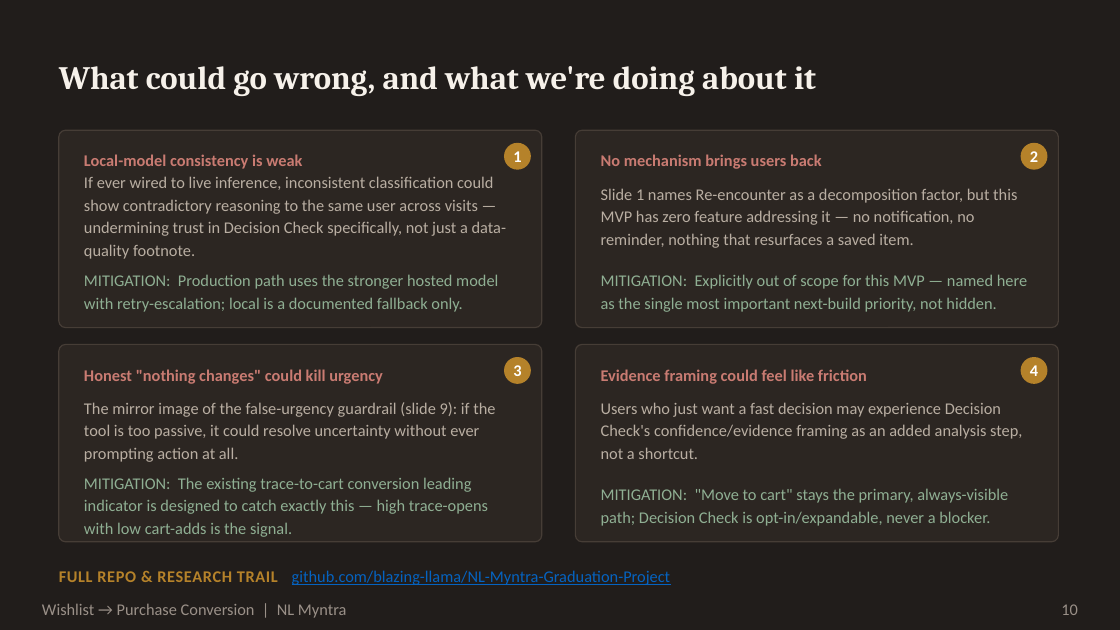
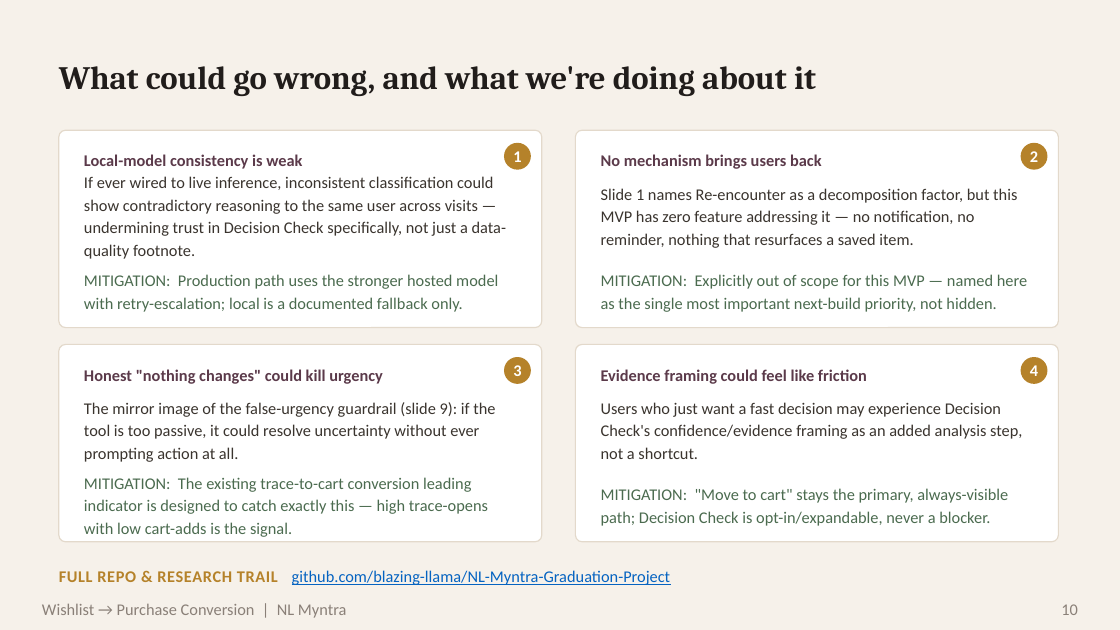
Before and after one commit to blazing-llama/NL-Myntra-Graduation-Project, a slide deck: slide 10 of docs/deck/NL Myntra.pptx. Drawn at 1120x630 pixels with LibreOffice and Linux fonts; fonts in the diff are those of the drawing. Boxes give left, top, right and bottom in pixels: in the first picture for what was removed or moved away, otherwise in the second. Text is boxed around its words. In the diff, an @@ line names an element or a change of style, - is before the commit and + after.

```diff
--- a/docs/deck/NL Myntra.pptx
+++ b/docs/deck/NL Myntra.pptx
@@ background #211D1B to #F6F1EA @@
@@ text "What could go wrong, and ..." at box(59, 66, 816, 96): text colour #F6F1EA to #211D1B @@
@@ fill #2C2622 to #FFFFFF; outline #463D36 1 pt to #E3D9CB 1 pt in 4 elements at box(59, 130, 542, 328), box(576, 130, 1059, 328), box(59, 344, 542, 542), box(576, 344, 1059, 542) @@
@@ text colour #C97B72 to #5B3A4A in 4 elements at box(84, 154, 302, 169), box(601, 154, 821, 169), box(84, 369, 383, 384), box(601, 369, 867, 384) @@
@@ text colour #B9AEA2 to #3A342E in 4 elements at box(84, 176, 506, 259), box(601, 188, 1017, 248), box(84, 402, 495, 462), box(601, 402, 1022, 459) @@
@@ text colour #8FAF93 to #4B6B4F in 4 elements at box(84, 274, 498, 312), box(601, 274, 1027, 312), box(84, 477, 488, 537), box(601, 488, 1008, 526) @@
@@ text "Wishlist → Purchase Conversion | ..." at box(42, 604, 346, 618): text colour #9A9088 to #8A8078 @@
@@ text "10" at box(1061, 604, 1078, 615): text colour #9A9088 to #8A8078 @@
```
Also in this commit, not shown: 2 other slides changed, 2 other files.
